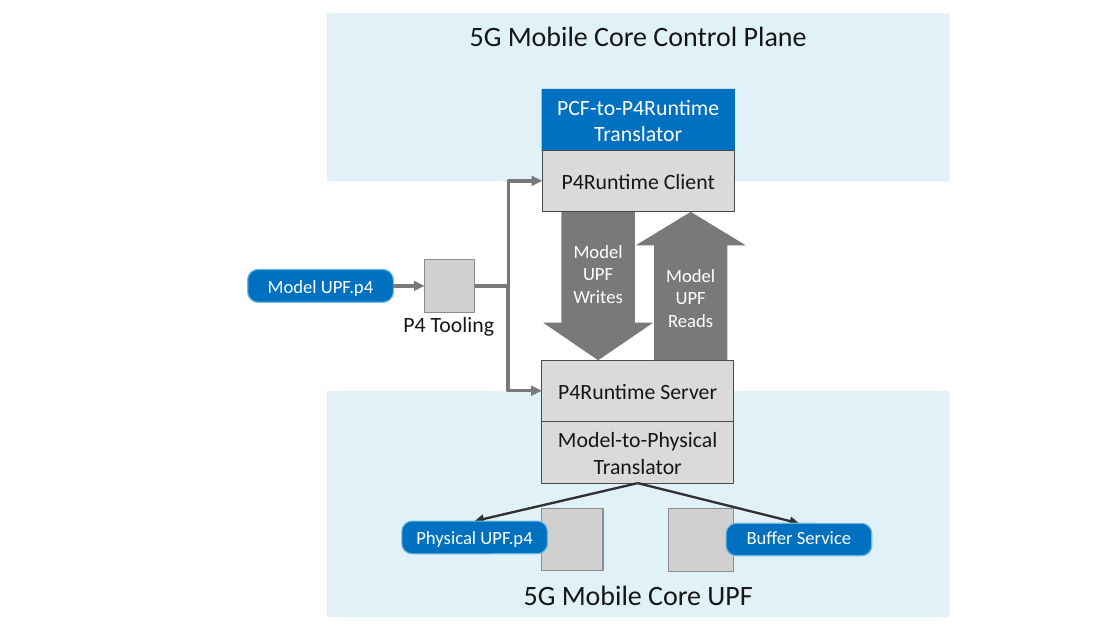
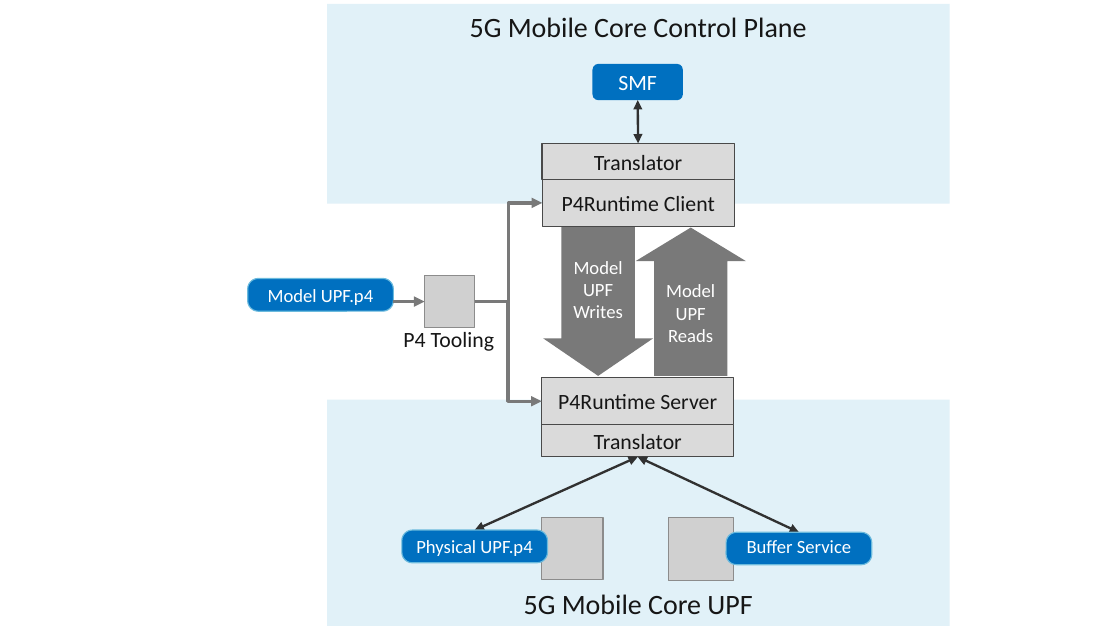
Before and after one commit to SystemsApproach/private5g, a slide deck: slide 26 of figures.pptx. Drawn at 1120x630 pixels with LibreOffice and Linux fonts; fonts in the diff are those of the drawing; grey boxes stand for pictures. Boxes give left, top, right and bottom in pixels: in the first picture for what was removed or moved away, otherwise in the second. Text is boxed around its words. In the diff, an @@ line names an element or a change of style, - is before the commit and + after.

```diff
--- a/figures.pptx
+++ b/figures.pptx
@@ rectangle "5G Mobile Core Control Plane": place and size @@
-rectangle "5G Mobile Core Control Plane" at (327,13,950,181)
+rectangle "5G Mobile Core Control Plane" at (327,4,950,204)
@@ rounded rectangle "SMF": place and size @@
-rounded rectangle "SMF" at (542,88,736,150)
+rounded rectangle "SMF" at (592,64,683,100)
@@ rounded rectangle "SMF" at (592,64,683,100): proportions changed @@
@@ text in rounded rectangle at (618,76,657,90): text changed @@
-PCF-to-P4Runtime
-Translator
+SMF
@@ double arrow added from (637, 100) to (638, 143), #313131 1.5 pt @@
@@ rectangle added at (542,143,735,179), fill #DADADA, outline #4A4A4A 0.75 pt, 14 pt, text #161616 @@
+Translator
@@ rectangle "P4Runtime Client": place and size @@
-rectangle "P4Runtime Client" at (542,150,735,212)
+rectangle "P4Runtime Client" at (542,179,735,226)
@@ elbow arrow moved from (475, 286) - (542, 181) to (475, 301) - (542, 203) @@
@@ 1 picture, 1 up arrow, 1 text, 1 down arrow, 1 arrow: place and size @@
-1 picture, 1 up arrow, 1 text, 1 down arrow, 1 arrow at (393,212,746,361)
+1 picture, 1 up arrow, 1 text, 1 down arrow, 1 arrow at (393,227,746,376)
@@ elbow arrow moved from (475, 286) - (542, 391) to (475, 301) - (542, 401) @@
@@ rectangle "P4Runtime Server": place and size @@
-rectangle "P4Runtime Server" at (542,361,735,422)
+rectangle "P4Runtime Server" at (542,377,735,424)
@@ rectangle "Translator": place and size @@
-rectangle "Translator" at (542,421,735,483)
+rectangle "Translator" at (542,424,735,457)
@@ text in rectangle at (594,434,682,449): text changed @@
-Model-to-Physical Translator
+Translator
@@ arrow moved from (637, 483) - (475, 521) to (637, 457) - (475, 530) @@
@@ arrow (637, 457) - (475, 530): arrow to double arrow @@
@@ arrow moved from (637, 483) - (799, 523) to (637, 457) - (799, 532) @@
@@ arrow (637, 457) - (799, 532): arrow to double arrow @@
@@ 3 rounded rectangles, 2 pictures, 1 rectangle: place and size @@
-3 rounded rectangles, 2 pictures, 1 rectangle at (248,270,950,617)
+3 rounded rectangles, 2 pictures, 1 rectangle at (248,279,950,626)
```
Also in this commit, not shown: 3 other files.
